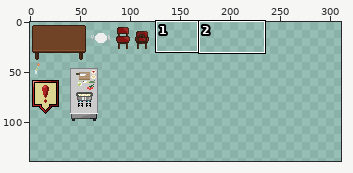
Sprite sheet, stored at Assets/Resources/KitchenAtlas.png. Above: a wide view before the commit, with the close-up outlined.
Close-up. Before the commit:
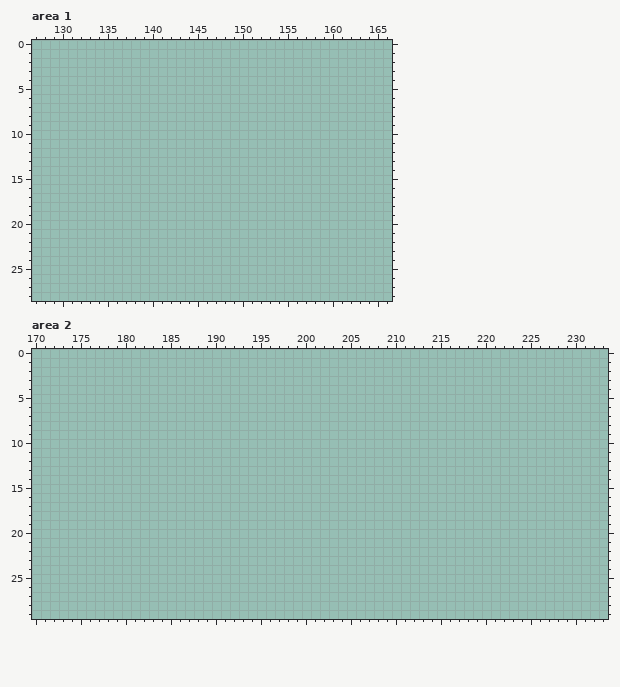
The file is 354x226 pixels. Colours within 5 levels of each other are drawn and written as one. Shown: area 1: x 127..166, y 0..28; area 2: x 170..233, y 0..29. The wide view leaves out empty margins. The commit also changed other parts of the picture, which this record leaves out.
Palette (. is transparent): 
New version:
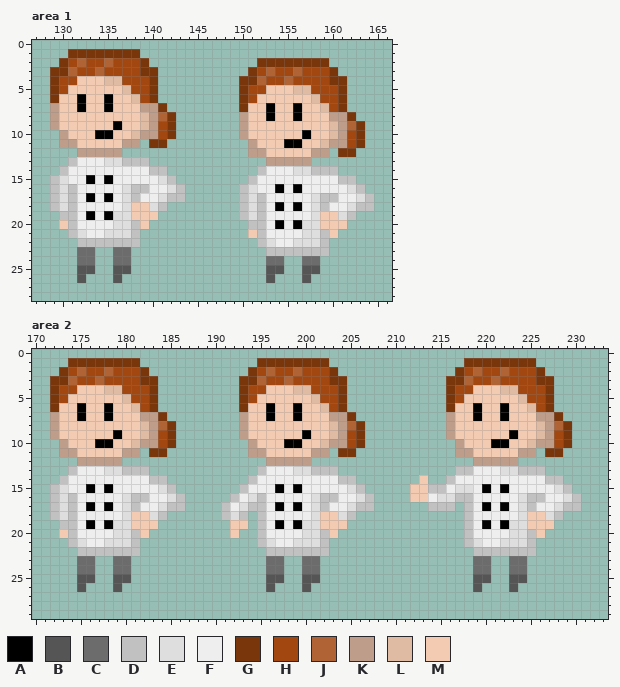
Colours new in this view: A #000000  B #555555  C #6c6c6c  D #c1c1c1  E #dedede  F #eeeeee  G #7a360b  H #a1470f  J #b06435  K #be9e8b  L #e0bba4  M #f3cbb2
Diff:
Area 1:
y 1: x 131..138 ........ -> GGGGGGGG
y 2: x 130..139 .......... -> GHJHHJHHHG; x 152..159 ........ -> GGGGGGGG
y 3: x 129..140 ............ -> GGJHHJHHHHGG; x 151..160 .......... -> GHJHHJHHHG
y 4: x 129..140 ............ -> GHHMMMLLHHHG; x 150..161 ............ -> GGJHHJHHHHGG
y 5: x 129..140 ............ -> GHMMMMMMLHHG; x 150..161 ............ -> GHHMMMLLHHHG
y 6: x 129..140 ............ -> GMMAMMAMMLHG; x 150..161 ............ -> GHMMMMMMLHHG
y 7: x 129..141 ............. -> KMMAMMAMMMKKG; x 150..161 ............ -> GMMAMMAMMLHG
y 8: x 129..142 .............. -> KMMMMMMMMMLKJG; x 150..162 ............. -> KMMAMMAMMMKKG
y 9: x 129..142 .............. -> KMMMMMMAMMLKHG; x 150..163 .............. -> KMMMMMMMMMLKJG
y 10: x 130..142 ............. -> KMMMAAMMLKKHG; x 150..163 .............. -> KMMMMMMAMMLKHG
y 11: x 130..138 ......... -> KKMMMMMKK; x 140..141 .. -> GG; x 151..163 ............. -> KMMMAAMMLKKHG
y 12: x 132..136 ..... -> KKKKK; x 151..159 ......... -> KKMMMMMKK; x 161..162 .. -> GG
y 13: x 131..139 ......... -> DFFFEEDDD; x 153..157 ..... -> KKKKK
y 14: x 130..141 ............ -> DFFFFFFFFFDD; x 152..160 ......... -> DFFFEEDDD
y 15: x 129..142 .............. -> DEFFAFAFFFFFED; x 151..162 ............ -> DFFFFFFFFFDD
y 16: x 129..143 ............... -> DEDFFFFFEDDFFED; x 150..163 .............. -> DEFFAFAFFFFFED
y 17: x 129..143 ............... -> DEDFAFAFEDFFEDD; x 150..164 ............... -> DEDFFFFFEDDFFED
y 18: x 129..141 ............. -> DEDFFFFFEMMED; x 150..164 ............... -> DEDFAFAFEDFFEDD
y 19: x 130..140 ........... -> DDFAFAEEMMM; x 150..162 ............. -> DEDFFFFFEMMED
y 20: x 130..139 .......... -> MDFFFFEEDM; x 151..161 ........... -> DDFAFAEEMMM
y 21: x 131..138 ........ -> DEFFEEED; x 151..160 .......... -> MDFFFFEEDM
y 22: x 132..138 ....... -> DDDDDDD; x 152..159 ........ -> DEFFEEED
y 23: x 132..133 .. -> CC; x 136..137 .. -> CC; x 153..159 ....... -> DDDDDDD
y 24: x 132..133 .. -> CC; x 136..137 .. -> CC; x 153..154 .. -> CC; x 157..158 .. -> CC
y 25: x 132..133 .. -> BB; x 136..137 .. -> BB; x 153..154 .. -> BB; x 157..158 .. -> BB
y 26: x 132 . -> B; x 136 . -> B; x 153 . -> B; x 157 . -> B
Area 2:
y 1: x 174..181 ........ -> GGGGGGGG; x 195..202 ........ -> GGGGGGGG; x 218..225 ........ -> GGGGGGGG
y 2: x 173..182 .......... -> GHJHHJHHHG; x 194..203 .......... -> GHJHHJHHHG; x 217..226 .......... -> GHJHHJHHHG
y 3: x 172..183 ............ -> GGJHHJHHHHGG; x 193..204 ............ -> GGJHHJHHHHGG; x 216..227 ............ -> GGJHHJHHHHGG
y 4: x 172..183 ............ -> GHHMMMLLHHHG; x 193..204 ............ -> GHHMMMLLHHHG; x 216..227 ............ -> GHHMMMLLHHHG
y 5: x 172..183 ............ -> GHMMMMMMLHHG; x 193..204 ............ -> GHMMMMMMLHHG; x 216..227 ............ -> GHMMMMMMLHHG
y 6: x 172..183 ............ -> GMMAMMAMMLHG; x 193..204 ............ -> GMMAMMAMMLHG; x 216..227 ............ -> GMMAMMAMMLHG
y 7: x 172..184 ............. -> KMMAMMAMMMKKG; x 193..205 ............. -> KMMAMMAMMMKKG; x 216..228 ............. -> KMMAMMAMMMKKG
y 8: x 172..185 .............. -> KMMMMMMMMMLKJG; x 193..206 .............. -> KMMMMMMMMMLKJG; x 216..229 .............. -> KMMMMMMMMMLKJG
y 9: x 172..185 .............. -> KMMMMMMAMMLKHG; x 193..206 .............. -> KMMMMMMAMMLKHG; x 216..229 .............. -> KMMMMMMAMMLKHG
y 10: x 173..185 ............. -> KMMMAAMMLKKHG; x 194..206 ............. -> KMMMAAMMLKKHG; x 217..229 ............. -> KMMMAAMMLKKHG
y 11: x 173..181 ......... -> KKMMMMMKK; x 183..184 .. -> GG; x 194..202 ......... -> KKMMMMMKK; x 204..205 .. -> GG; x 217..225 ......... -> KKMMMMMKK; x 227..228 .. -> GG
y 12: x 175..179 ..... -> KKKKK; x 196..200 ..... -> KKKKK; x 219..223 ..... -> KKKKK
y 13: x 174..182 ......... -> DFFFEEDDD; x 195..203 ......... -> DFFFEEDDD; x 217..226 .......... -> DDFFFEEDDD
y 14: x 173..184 ............ -> DFFFFFFFFFDD; x 194..205 ............ -> DFFFFFFFFFDD; x 213 . -> M; x 216..228 ............. -> DFFFFFFFFFFDD
y 15: x 172..185 .............. -> DEFFAFAFFFFFED; x 193..206 .............. -> DFFFAFAFFFFFED; x 212..229 .................. -> MMDDFEEFAFAFFFFFED
y 16: x 172..186 ............... -> DEDFFFFFEDDFFED; x 192..207 ................ -> DFEDFFFFFEDDFFED; x 212..230 ................... -> MMFEEDDFFFFFEDDFFED
y 17: x 172..186 ............... -> DEDFAFAFEDFFEDD; x 191..207 ................. -> DFEDDFAFAFEDFFEDD; x 214..216 ... -> DDD; x 218..230 ............. -> DFAFAFEDFFEDD
y 18: x 172..184 ............. -> DEDFFFFFEMMED; x 191..193 ... -> DED; x 195..205 ........... -> DFFFFFEMMED; x 218..228 ........... -> DFFFFFEMMED
y 19: x 173..183 ........... -> DDFAFAEEMMM; x 192..193 .. -> MM; x 195..204 .......... -> DFAFAEEMMM; x 218..227 .......... -> DFAFAEEMMM
y 20: x 173..182 .......... -> MDFFFFEEDM; x 192 . -> M; x 195..203 ......... -> DFFFFEEDM; x 218..226 ......... -> DFFFFEEDM
y 21: x 174..181 ........ -> DEFFEEED; x 195..202 ........ -> DEFFEEED; x 218..225 ........ -> DEFFEEED
y 22: x 175..181 ....... -> DDDDDDD; x 196..202 ....... -> DDDDDDD; x 219..225 ....... -> DDDDDDD
y 23..24: x 175..176 .. -> CC; x 179..180 .. -> CC; x 196..197 .. -> CC; x 200..201 .. -> CC; x 219..220 .. -> CC; x 223..224 .. -> CC
y 25: x 175..176 .. -> BB; x 179..180 .. -> BB; x 196..197 .. -> BB; x 200..201 .. -> BB; x 219..220 .. -> BB; x 223..224 .. -> BB
y 26: x 175 . -> B; x 179 . -> B; x 196 . -> B; x 200 . -> B; x 219 . -> B; x 223 . -> B
